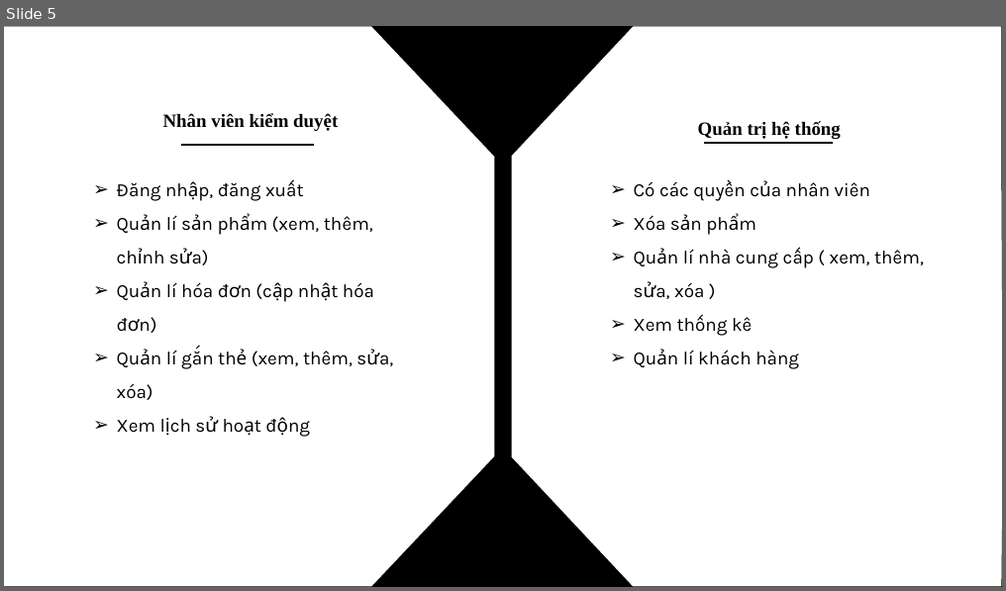
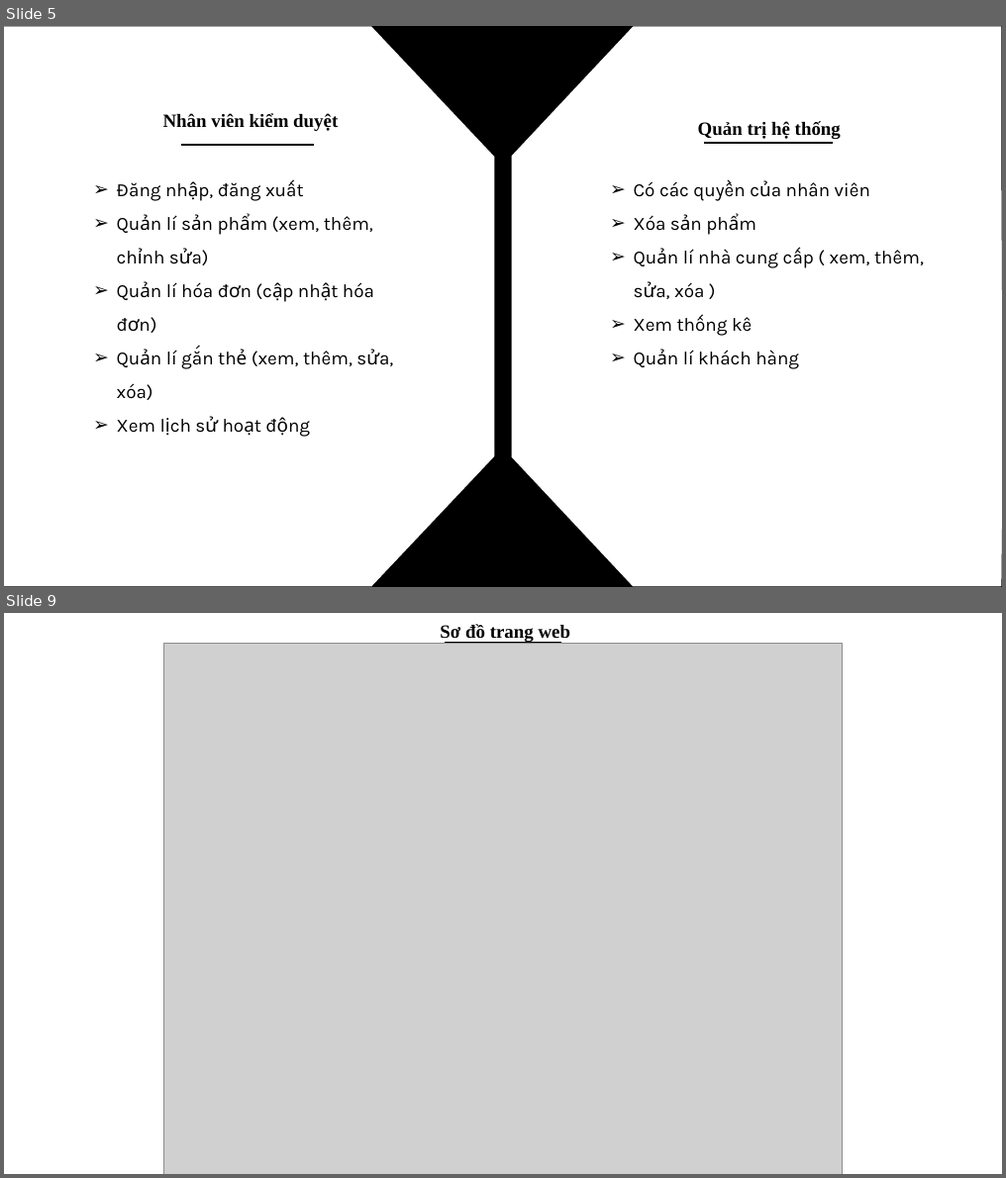
Before and after one commit to hydra029/J2School, a slide deck: document/Đồ án nhóm 31.pptx. Shown one above the other, each under a label of ours: slide 5 before the commit, slides 5 and 9 after it; the slides between them are not shown. The pictures are 1006x591 and 1006x1178 pixels, drawn with LibreOffice and Linux fonts; fonts in the diff are those of the drawing; grey boxes stand for pictures. Boxes give left, top, right and bottom in pixels: in the first picture for what was removed or moved away, otherwise in the second. Text is boxed around its words. In the diff, an @@ line names an element or a change of style, - is before the commit and + after.

```diff
--- a/document/Đồ án nhóm 31.pptx
+++ b/document/Đồ án nhóm 31.pptx
@@ slide 9 added at box(4, 613, 1002, 1174), background #FFFFFF @@
@@ text added at box(440, 624, 571, 642), 18 pt, text #000000, bold @@
+    Sơ đồ trang web
@@ picture added at box(164, 643, 843, 1174) @@
@@ line added from (445, 643) to (561, 643), #000000 1.5 pt @@
```
Also in this commit, not shown: 3 slides changed, 1 other slide added, 9 other files.
